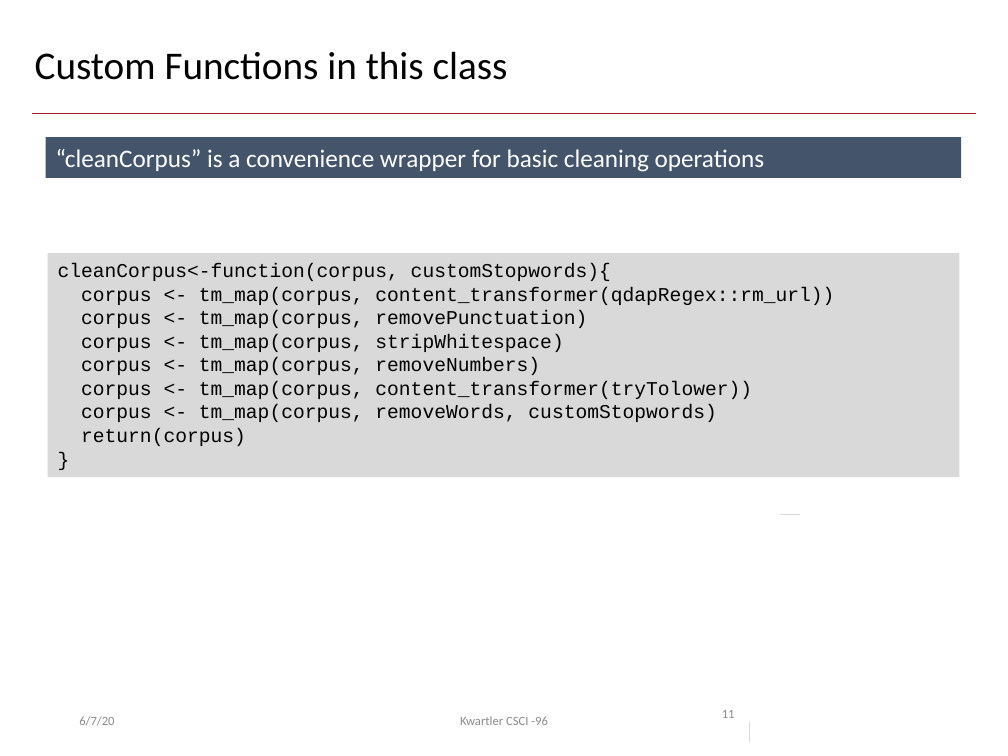
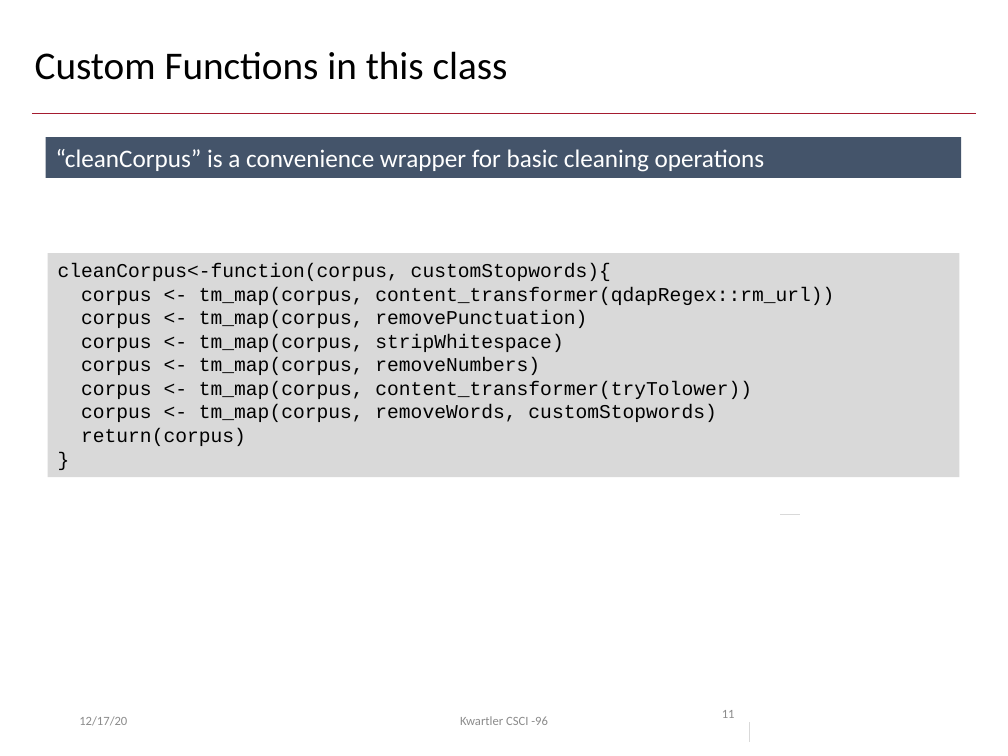
Before and after one commit to kwartler/GSERM_Text_Remote_student, a slide deck: slide 11 of lessons/A_Setup_Intro_Basics/Day1_live_C.pptx. Drawn at 1008x756 pixels with LibreOffice and Linux fonts; fonts in the diff are those of the drawing; background and template pictures are left out. Boxes give left, top, right and bottom in pixels: in the first picture for what was removed or moved away, otherwise in the second. Text is boxed around its words. In the diff, an @@ line names an element or a change of style, - is before the commit and + after.

```diff
--- a/lessons/A_Setup_Intro_Basics/Day1_live_C.pptx
+++ b/lessons/A_Setup_Intro_Basics/Day1_live_C.pptx
@@ text at <box>79,716,127,726</box>: text changed @@
-6/7/20
+12/17/20
```
Also in this commit, not shown: 20 other slides changed, 11 other files.
